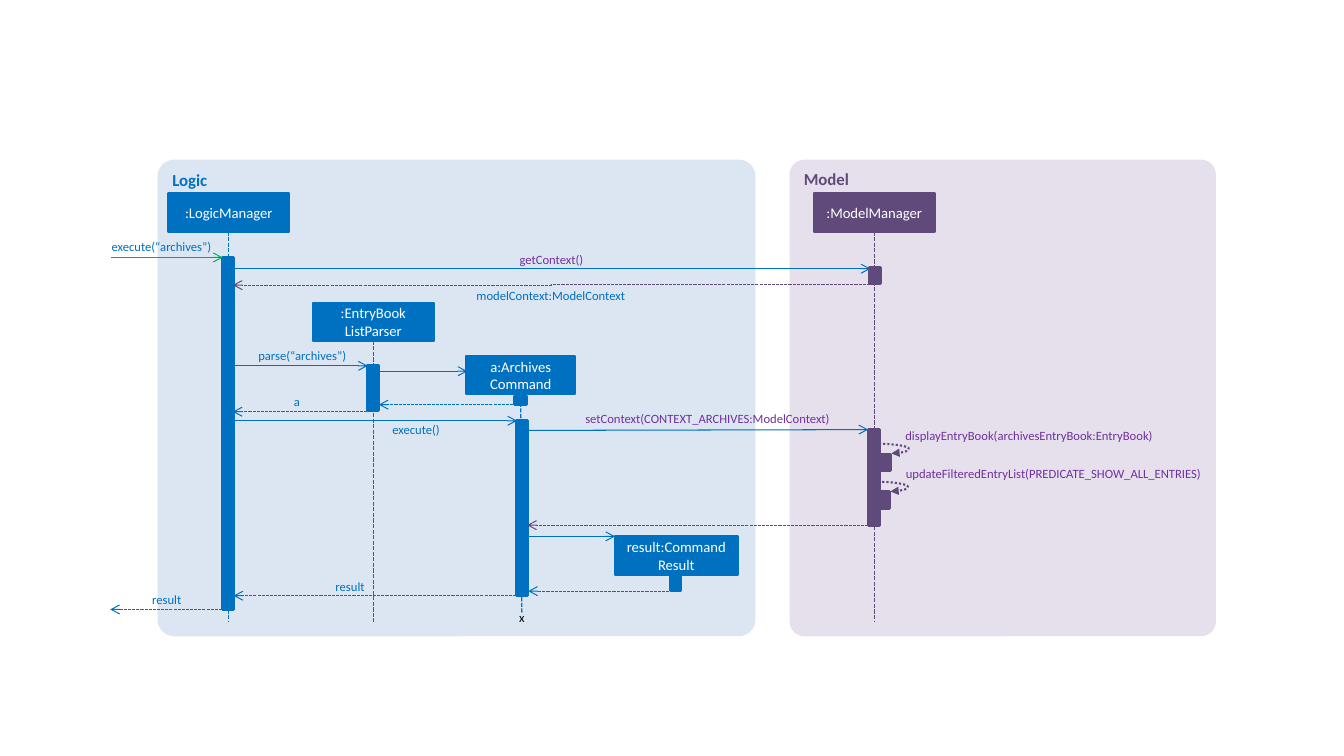
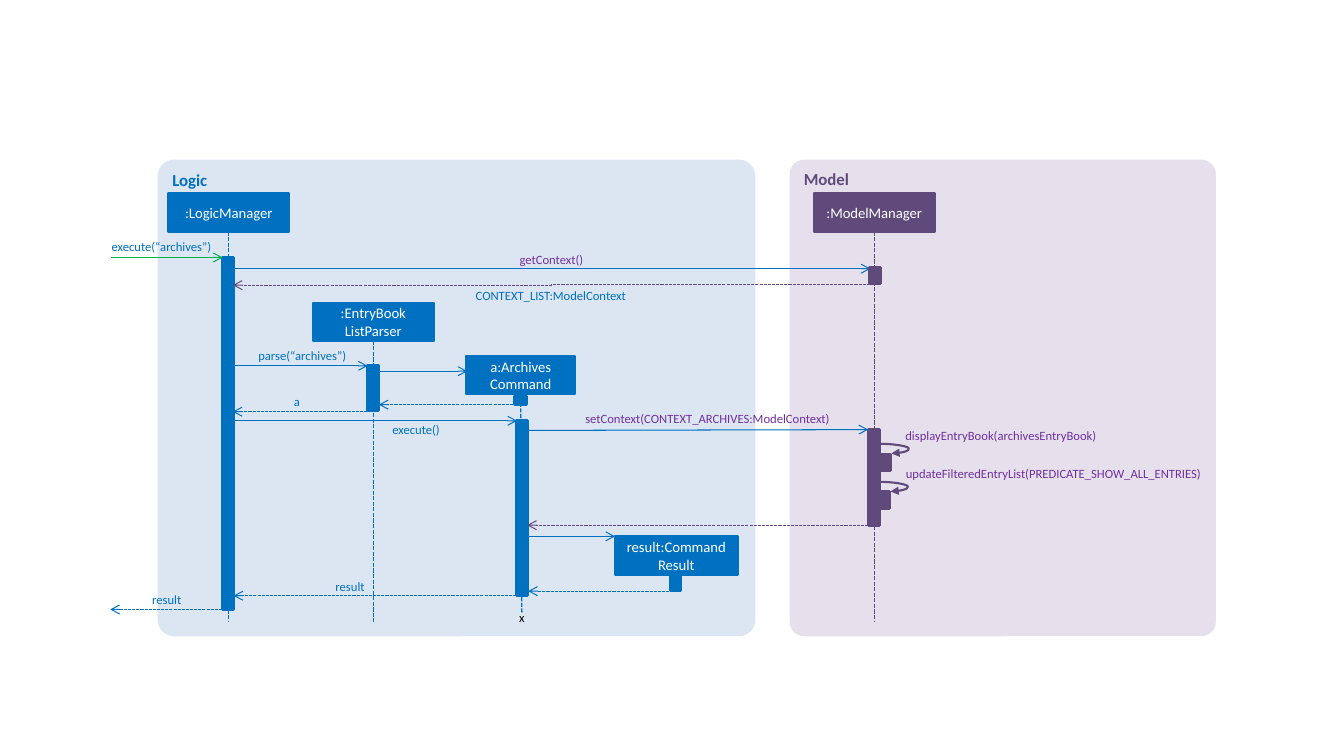
Before and after one commit to rlrh/main, a slide deck: slide 1 of docs/diagrams/ChangeContextSdForModel.pptx. Drawn at 1344x756 pixels with LibreOffice and Linux fonts; fonts in the diff are those of the drawing. Boxes give left, top, right and bottom in pixels: in the first picture for what was removed or moved away, otherwise in the second. Text is boxed around its words. In the diff, an @@ line names an element or a change of style, - is before the commit and + after.

```diff
--- a/docs/diagrams/ChangeContextSdForModel.pptx
+++ b/docs/diagrams/ChangeContextSdForModel.pptx
@@ text at (476,291,626,302): text changed @@
-modelContext:ModelContext
+CONTEXT_LIST:ModelContext
@@ curved arrow (879, 444) - (891, 454): stroke #604A7B 1.5 pt dashed to #604A7B 1.5 pt @@
@@ text at (905,431,1096,442): text changed @@
-displayEntryBook(archivesEntryBook:EntryBook)
+displayEntryBook(archivesEntryBook)
@@ curved arrow (878, 482) - (890, 492): stroke #604A7B 1.5 pt dashed to #604A7B 1.5 pt @@
```
Also in this commit, not shown: 5 other files.
